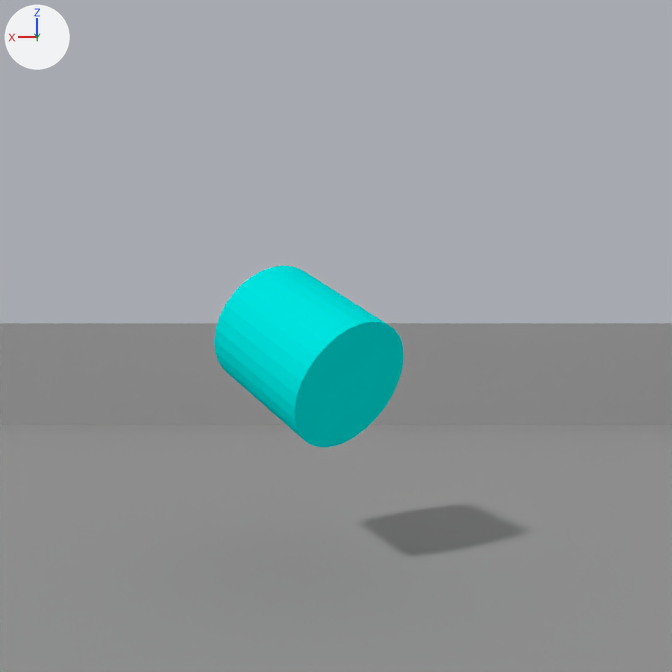
Before and after pictures for a commit that changed the Blender file shape_central.blend.
Before and after are seen from the file's camera 'Camera'. Arrows for +X, +Y and +Z are at upper left; the lights stay in place.

Names of what the first picture shows: 'Arena', 'Cylinder', 'WallsOne'.
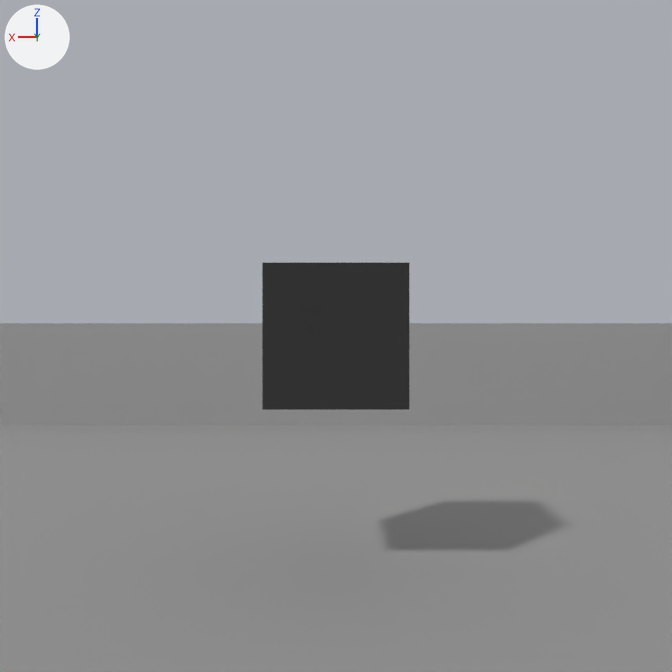
What differs and where, as boxes (x1, y1, x2, y2) in the pictures (672 x 672 px):
'Cylinder', hidden (cyan): before (214, 265, 404, 448)
'Cube', shown (black): after (263, 262, 410, 409)

Edits to the bpy script that builds the scene:
```text
Add mat_material:
    mat_material = diffuse_material('Material')
    mat_material.base_color = (0.0446, 0.0446, 0.0446)  # black #3c3c3c
Change me_cylinder:
    where me_cylinder.from_pydata(...)  # 64 vertices, 34 faces; spans x -1.0..1.0, y -1.0..1.0, z -1.0..1.0
    remove me_cylinder.materials.append(mat_cyan)  # cyan #00e7e3
    add me_cylinder.materials.append(mat_material)  # black #3c3c3c
Change me_cube:
    where me_cube.from_pydata(...)  # 8 vertices, 6 faces; spans x -1.0..1.0, y -1.0..1.0, z -1.0..1.0
    remove me_cube.materials.append(mat_pink)  # pink #e70096
    add me_cube.materials.append(mat_material)  # black #3c3c3c
Change ob_cylinder:
    ob_cylinder.rotation_euler: (4.241, 0.244, 0.663) -> (0.0, 0.0, 0.0)  # degrees (243, 14, 38) -> degrees (0, 0, 0)
    ob_cylinder.location: (0.41, 0.09, 3.24) -> (0.0, 0.0, 3.5)
    add ob_cylinder.hide_viewport = True
Change ob_cube:
    ob_cube.rotation_euler: (5.096, 4.765, 2.758) -> (0.0, 0.0, 0.0)  # degrees (292, 273, 158) -> degrees (0, 0, 0)
    remove ob_cube.hide_viewport = True
    ob_cube.location: (-1.36, 0.01, 5.16) -> (0.0, 0.0, 3.5)
```
